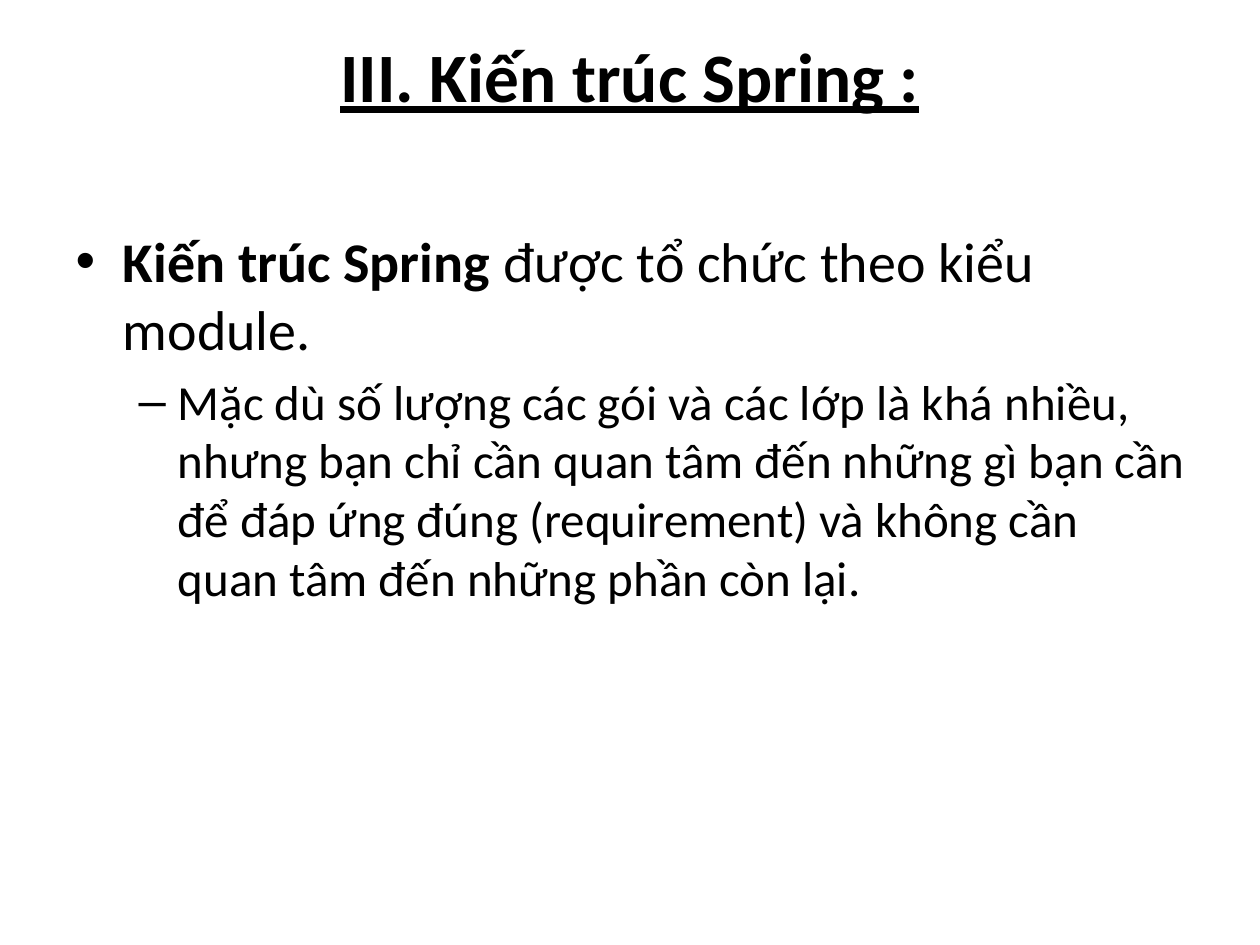
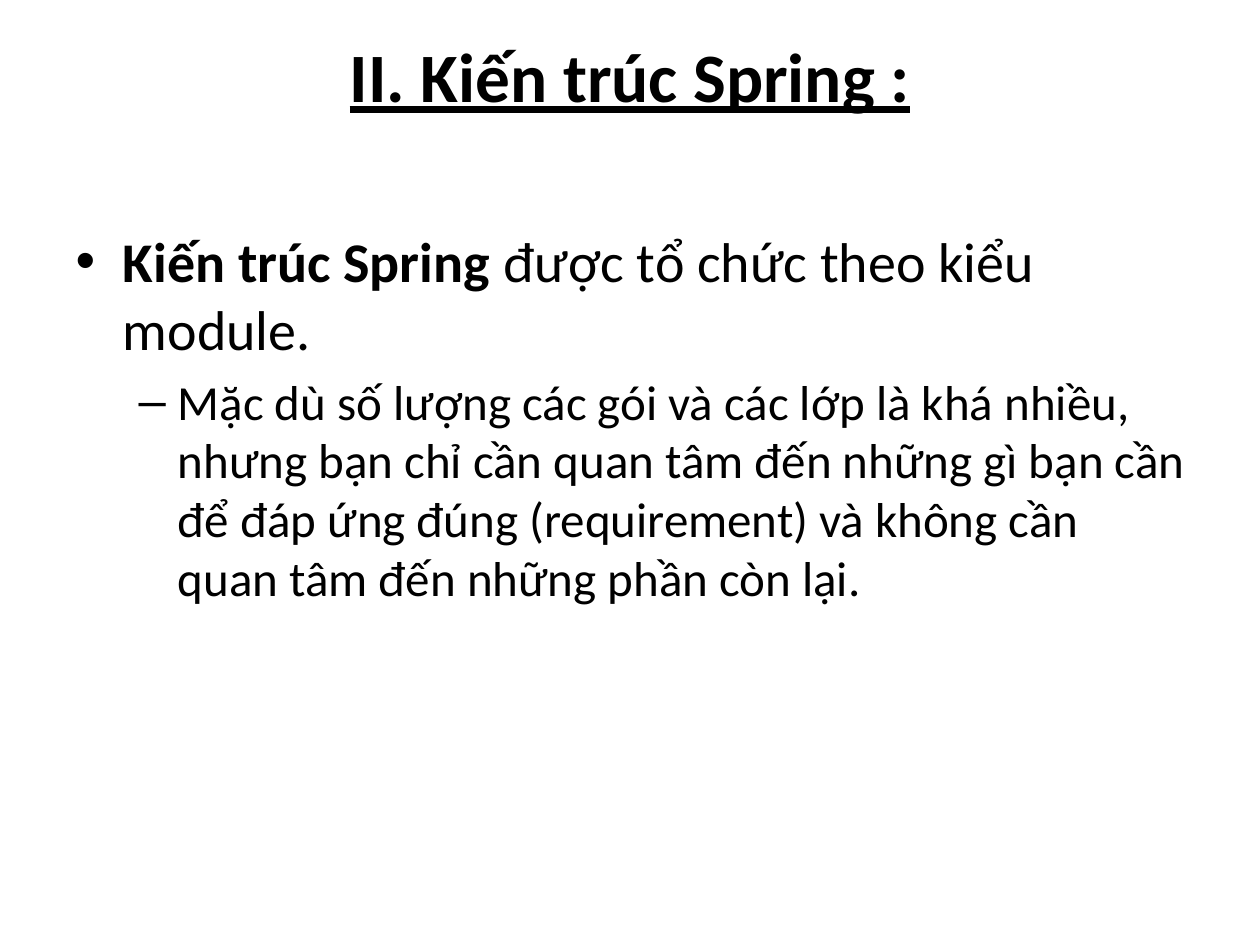
Before and after one commit to tvhnhoainhien1311/Spring_, a slide deck: slide 8 of Updatejava.pptx. Drawn at 1260x945 pixels with LibreOffice and Linux fonts; fonts in the diff are those of the drawing. Boxes give left, top, right and bottom in pixels: in the first picture for what was removed or moved away, otherwise in the second. Text is boxed around its words. In the diff, an @@ line names an element or a change of style, - is before the commit and + after.

Commit message:
Final PP about Spring

```diff
--- a/Updatejava.pptx
+++ b/Updatejava.pptx
@@ title at box(350, 49, 874, 114): text changed @@
-III. Kiến trúc Spring :
+II. Kiến trúc Spring :
```
Also in this commit, not shown: 4 other slides changed, 7 slides added.
